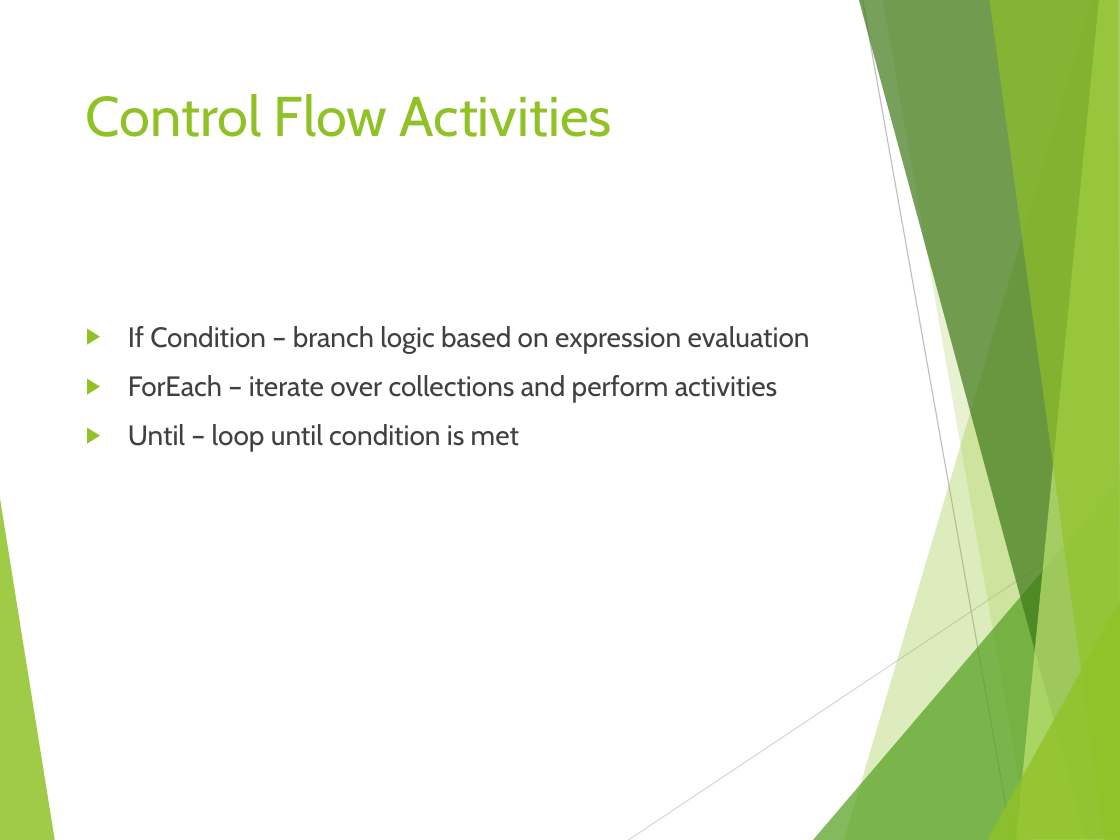
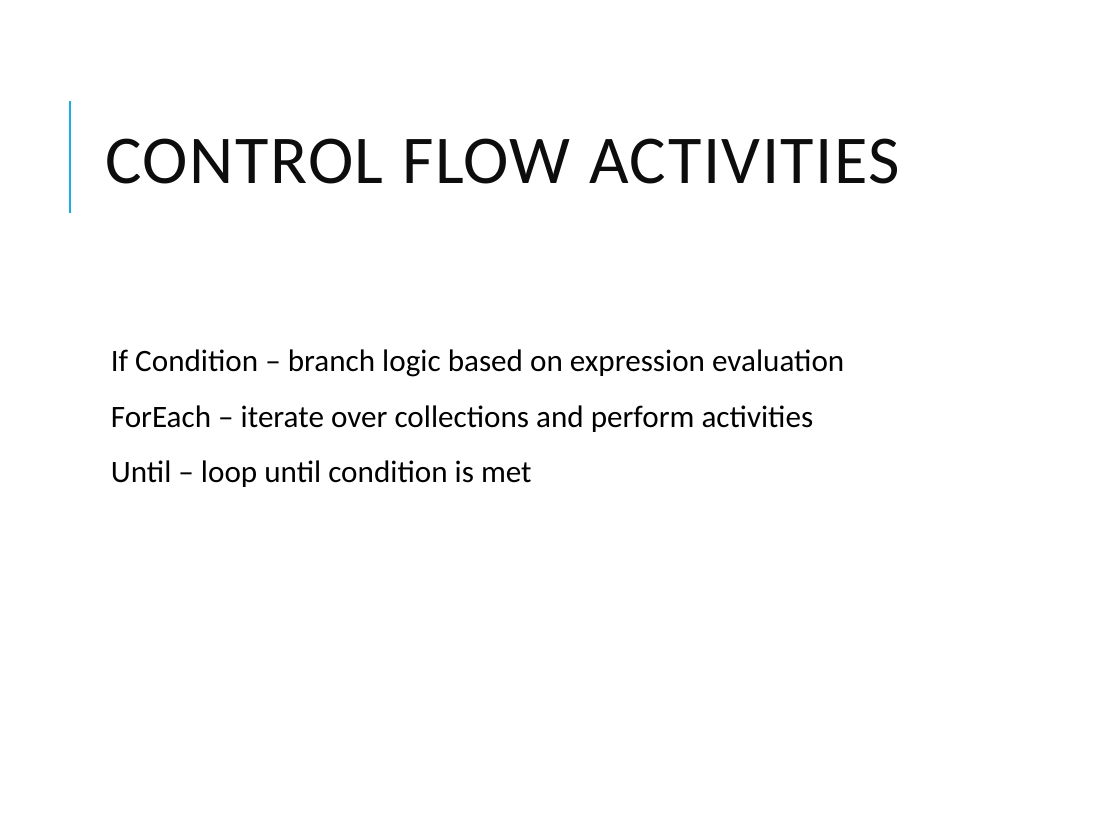
Before and after one commit to vivek1570/DE-Content-WithSnowflakes, a slide deck: slide 7 of Week-1/Day-4/ADF_Advanced_Concepts.pptx (slide 6 before the commit). Drawn at 1120x840 pixels with LibreOffice and Linux fonts; fonts in the diff are those of the drawing. Boxes give left, top, right and bottom in pixels: in the first picture for what was removed or moved away, otherwise in the second. Text is boxed around its words. In the diff, an @@ line names an element or a change of style, - is before the commit and + after.

```diff
--- a/Week-1/Day-4/ADF_Advanced_Concepts.pptx
+++ b/Week-1/Day-4/ADF_Advanced_Concepts.pptx
@@ title "CONTROL FLOW ACTIVITIES" at (105,138,900,184): vertical alignment top to middle @@
@@ line added from (69, 213) to (69, 101), #1CADE4 1.5 pt @@
@@ title at (105,138,900,184): text changed; size 36 to 44 pt; font Cabin to Calibri; text colour #90C226 to #0D0D0D @@
-Control Flow Activities
+CONTROL FLOW ACTIVITIES
@@ text "If Condition – branch logic ...": place and size @@
-text "If Condition – branch logic ..." at (128,326,810,452)
+text "If Condition – branch logic ..." at (111,349,844,487)
@@ text "If Condition – branch logic ..." at (111,349,844,487): size 18 to 20 pt, font Cabin to Calibri, text colour #404040 to #000000; bullet ▶ to  ; line spacing 1 to 0.9; more space between paragraphs; bullet colour #90C226 to #1CADE4 @@
@@ group removed at (0,0,1120,840): 8 freeform shapes, 2 lines @@
```
Also in this commit, not shown: 9 other slides changed, 2 slides added, 20 other files.
